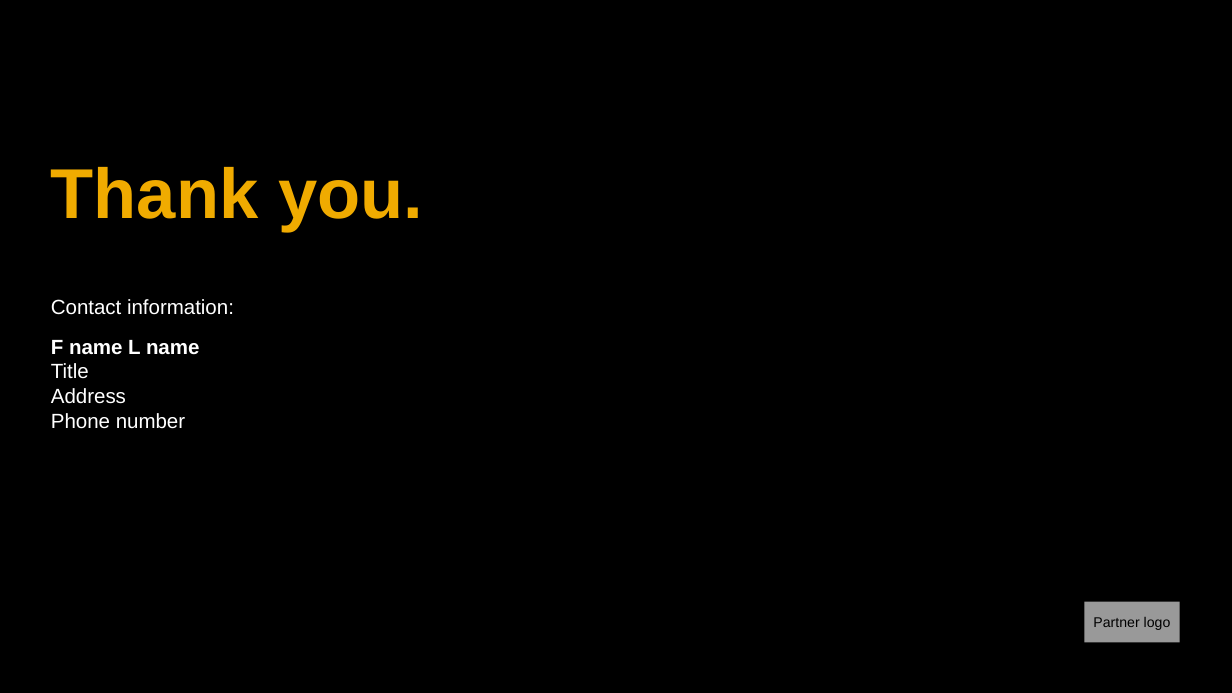
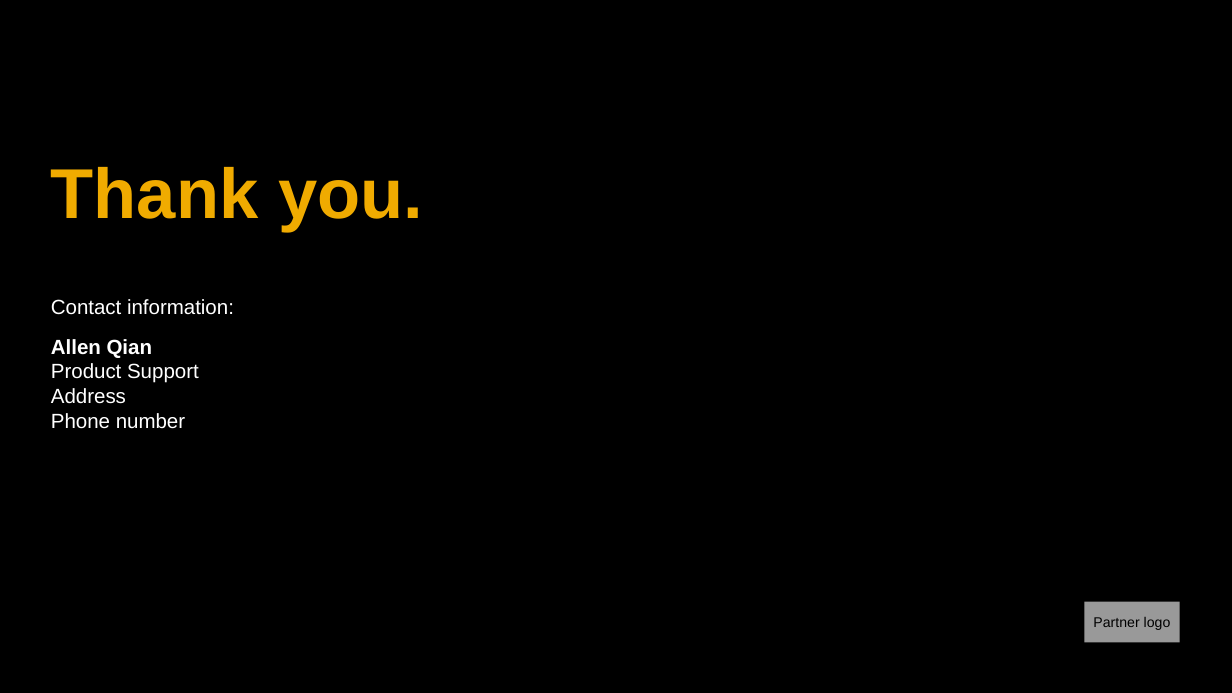
Before and after one commit to qianyilun/workload-calculator, a slide deck: slide 27 of SAP_2017_16x9_black_and_white.pptx (slide 23 before the commit). Drawn at 1232x693 pixels with LibreOffice and Linux fonts; fonts in the diff are those of the drawing; background and template pictures are left out. Boxes give left, top, right and bottom in pixels: in the first picture for what was removed or moved away, otherwise in the second. Text is boxed around its words. In the diff, an @@ line names an element or a change of style, - is before the commit and + after.

Commit message:
small edit slides

```diff
--- a/SAP_2017_16x9_black_and_white.pptx
+++ b/SAP_2017_16x9_black_and_white.pptx
@@ text at box(51, 339, 199, 383): text changed; bold off @@
-  F name L name
-  Title
+  Allen Qian
+  Product Support
```
Also in this commit, not shown: 5 other slides changed, 4 slides added.
